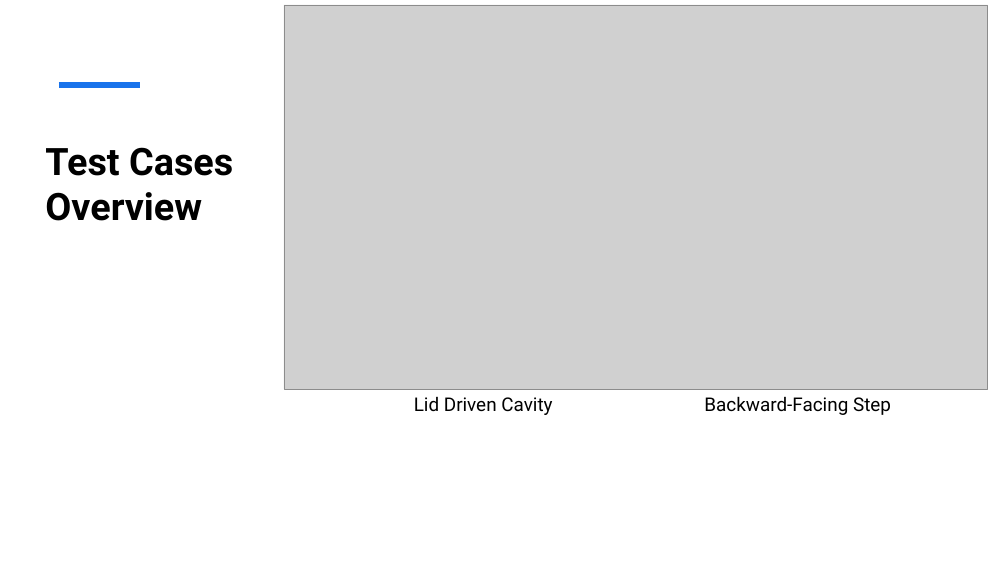
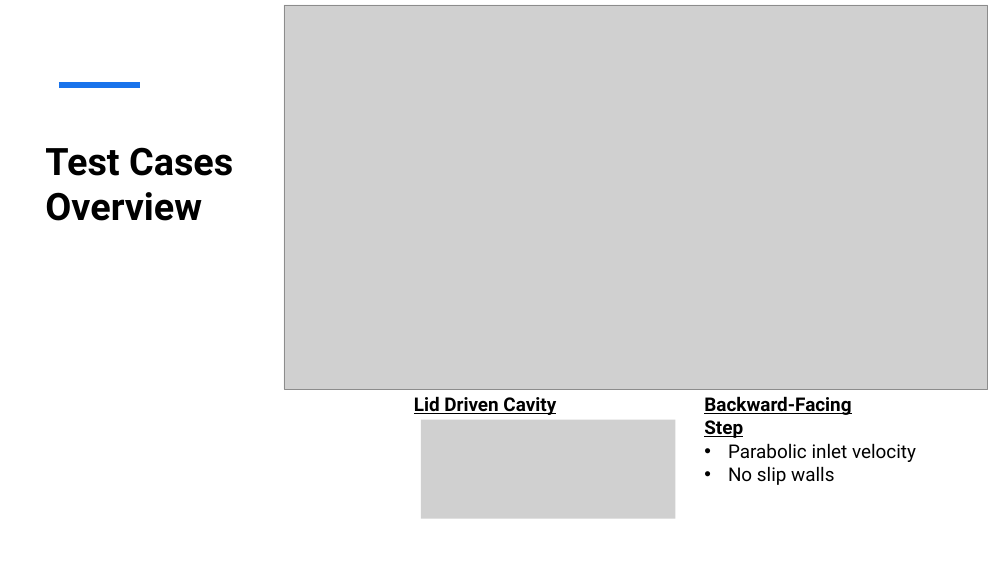
Before and after one commit to henrikhaug1/MEK4470, a slide deck: slide 5 of Presentation1.pptx (slide 4 before the commit). Drawn at 1008x567 pixels with LibreOffice and Linux fonts; fonts in the diff are those of the drawing; grey boxes stand for pictures. Boxes give left, top, right and bottom in pixels: in the first picture for what was removed or moved away, otherwise in the second. Text is boxed around its words. In the diff, an @@ line names an element or a change of style, - is before the commit and + after.

```diff
--- a/Presentation1.pptx
+++ b/Presentation1.pptx
@@ text "Lid Driven Cavity" at (x1=414, y1=396, x2=556, y2=415): bold on, underline on @@
@@ text "Backward-Facing Step" at (x1=704, y1=396, x2=851, y2=438): bold on, underline on @@
@@ picture added at (x1=421, y1=420, x2=676, y2=519) @@
@@ text added at (x1=728, y1=443, x2=916, y2=485), 18 pt, text #000000 @@
+• Parabolic inlet velocity
+• No slip walls
```
Also in this commit, not shown: 4 other slides changed, 4 slides added, 6 slides removed, 26 other files.
